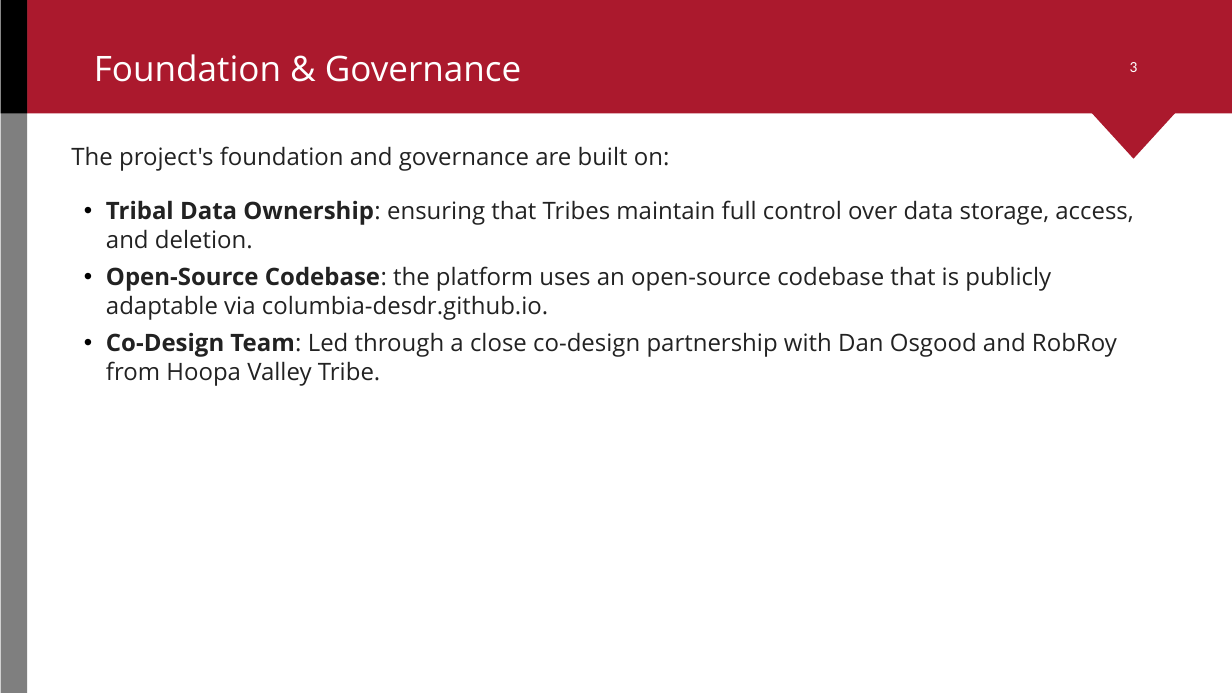
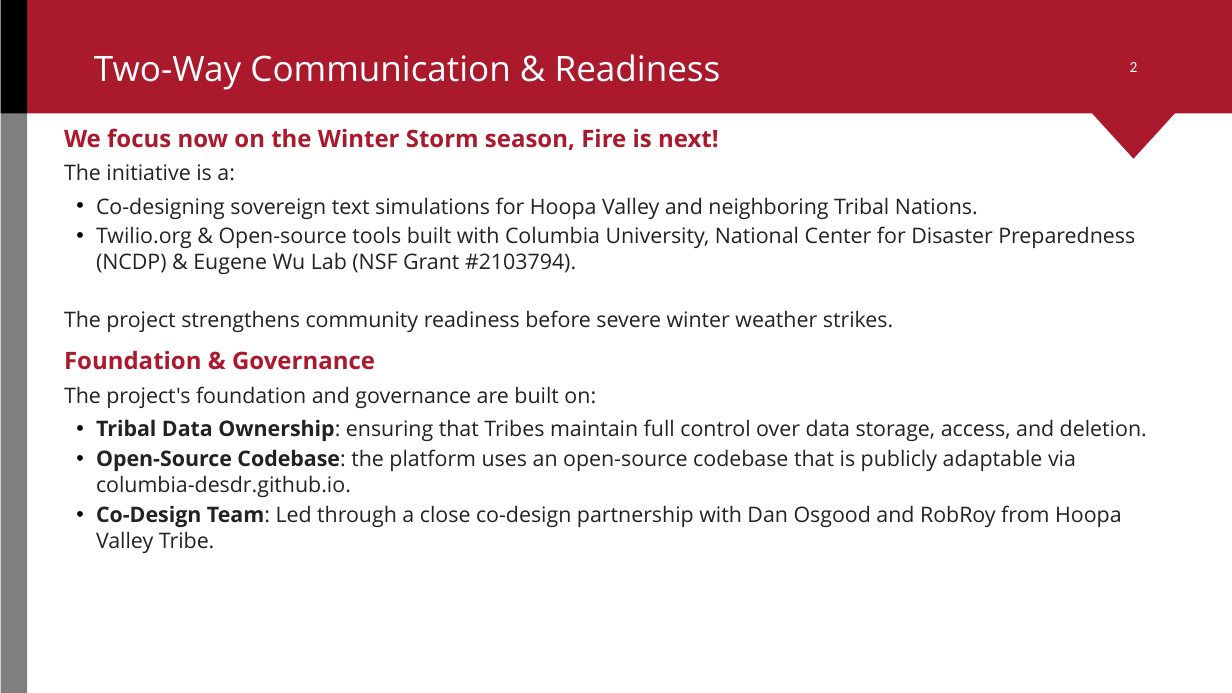
Before and after one commit to ccsfist/gitio2ppt, a slide deck: slide 2 of HoopaValley_Workshop.pptx (slide 3 before the commit). Drawn at 1232x693 pixels with LibreOffice and Linux fonts; fonts in the diff are those of the drawing; background and template pictures are left out. Boxes give left, top, right and bottom in pixels: in the first picture for what was removed or moved away, otherwise in the second. Text is boxed around its words. In the diff, an @@ line names an element or a change of style, - is before the commit and + after.

```diff
--- a/HoopaValley_Workshop.pptx
+++ b/HoopaValley_Workshop.pptx
@@ title added at bbox=[94, 54, 721, 90], 20.5 pt, text #FFFFFF @@
+Two-Way Communication & Readiness
@@ page number at bbox=[1130, 62, 1138, 72]: text changed @@
-3
+2
@@ text added at bbox=[64, 128, 719, 150], 14 pt, text #AB192D, bold @@
+We focus now on the Winter Storm season, Fire is next!
@@ text added at bbox=[64, 163, 235, 181], 12.5 pt, text #222222 @@
+The initiative is a:
@@ text added at bbox=[96, 197, 1135, 274], 12.5 pt, text #222222 @@
+• Co-designing sovereign text simulations for Hoopa Valley and neighboring Tribal Nations.
+• Twilio.org & Open-source tools built with Columbia University, National Center for Disaster Preparedness (NCDP) & Eugene Wu Lab (NSF Grant #2103794).
@@ text added at bbox=[64, 310, 893, 332], 12.5 pt, text #222222 @@
+The project strengthens community readiness before severe winter weather strikes.
@@ text "Foundation & Governance": place and size @@
-text "Foundation & Governance" at bbox=[94, 54, 521, 82]
+text "Foundation & Governance" at bbox=[64, 350, 375, 370]
@@ text "Foundation & Governance" at bbox=[64, 350, 375, 370]: size 20.5 to 14 pt, text colour #FFFFFF to #AB192D, bold on; line spacing 0.9 to 1; vertical alignment middle to top @@
@@ text "The project's foundation and governance ...": place and size @@
-text "The project's foundation and governance ..." at bbox=[71, 146, 670, 171]
+text "The project's foundation and governance ..." at bbox=[64, 386, 596, 408]
@@ text "The project's foundation and governance ..." at bbox=[64, 386, 596, 408]: size 14 to 12.5 pt @@
@@ text "Tribal Data Ownership: ensuring that ...": place and size @@
-text "Tribal Data Ownership: ensuring that ..." at bbox=[106, 200, 1133, 386]
+text "Tribal Data Ownership: ensuring that ..." at bbox=[96, 419, 1147, 553]
@@ text "Tribal Data Ownership: ensuring that ..." at bbox=[96, 419, 1147, 553]: size 14 to 12.5 pt; indent changed; less space between paragraphs @@
```
Also in this commit, not shown: 14 other slides changed, 10 slides removed, 6 other files.
